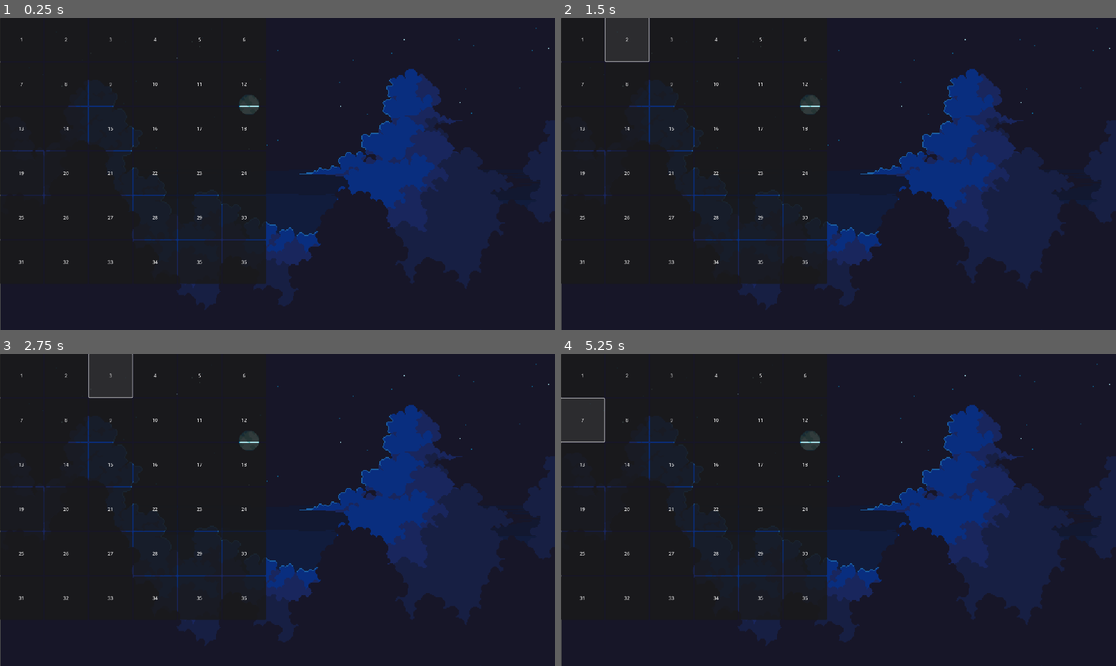
Above: before the commit, frames 1-4 (two rows, left to right).
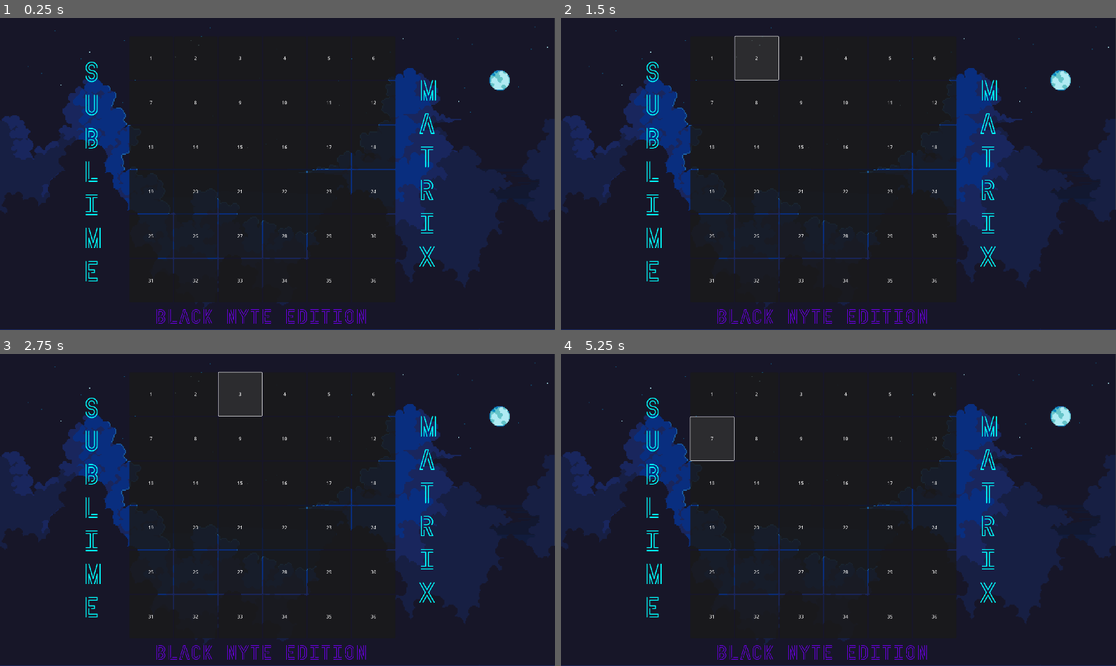
Above: after the commit, the same moments.

Repository: J5Casey/godot-4-smbnyt
Game: Godot game, scene res://src/scenes/root.tscn
Two runs of this game, one before a commit and one after it. Both use one fixed random seed, a clock stepped at 60 frames per second and the inputs below.
Inputs:
- Up to frame 1 (0.25 s): no input
- Up to frame 2 (1.5 s): click "1" at 0.5 s; click "2" at 1.25 s
- Up to frame 3 (2.75 s): click "3" at 2 s
- Up to frame 4 (5.25 s): click "4" at 2.75 s; click "5" at 3.5 s; click "6" at 4.25 s; click "7" at 5 s

The runs differ from the first frame. In frame 1, 13% of the frame differs, in the area x 0-100%, y 0-100%; in frame 2, 13%; in frame 3, 13%; in frame 4, 13%.

Commit message:
Added and updated background elements

Diff:
--- a/src/scenes/root.tscn
+++ b/src/scenes/root.tscn
@@ -1,9 +1,10 @@
-[gd_scene load_steps=7 format=3 uid="uid://8vovgt5q2v4t"]
+[gd_scene load_steps=8 format=3 uid="uid://8vovgt5q2v4t"]
 
 [ext_resource type="Script" path="res://src/scenes/scripts/Board.gd" id="1_dwucf"]
 [ext_resource type="Texture2D" uid="uid://dwbsdu0yy1gaw" path="res://assets/Backgrounds/free-sky-with-clouds-background-pixel-art-set/Clouds/Clouds 3/1.png" id="3_w6gkq"]
 [ext_resource type="Texture2D" uid="uid://dr0tc3x1ewnpt" path="res://assets/Backgrounds/free-sky-with-clouds-background-pixel-art-set/Clouds/Clouds 3/2.png" id="4_ww76f"]
 [ext_resource type="Texture2D" uid="uid://b3k1c30yflvbr" path="res://assets/Backgrounds/free-sky-with-clouds-background-pixel-art-set/Clouds/Clouds 3/3.png" id="5_ec3jn"]
+[ext_resource type="FontFile" uid="uid://d1w1dq5u52vof" path="res://assets/Fonts/NeonSans_Font_080/NeonSans.otf" id="5_ug6ii"]
 [ext_resource type="Texture2D" uid="uid://xgbm7r8js6w" path="res://assets/Backgrounds/free-sky-with-clouds-background-pixel-art-set/Clouds/Clouds 3/4.png" id="6_elvq1"]
 
 [sub_resource type="GDScript" id="GDScript_8fgmh"]
@@ -29,28 +30,66 @@
 grow_vertical = 2
 script = SubResource("GDScript_8fgmh")
 
-[node name="1" type="Sprite2D" parent="."]
-position = Vector2(963, 542)
+[node name="Background" type="Control" parent="."]
+anchors_preset = 0
+offset_right = 40.0
+offset_bottom = 40.0
+
+[node name="1" type="Sprite2D" parent="Background"]
+position = Vector2(959.001, 538.001)
 scale = Vector2(3.33333, 3.34568)
 texture = ExtResource("3_w6gkq")
 
-[node name="2" type="Sprite2D" parent="."]
-position = Vector2(966.5, 543.5)
+[node name="2" type="Sprite2D" parent="Background"]
+position = Vector2(1834, 459)
 scale = Vector2(3.34549, 3.35494)
 texture = ExtResource("4_ww76f")
 
-[node name="3" type="Sprite2D" parent="."]
-position = Vector2(963, 541)
+[node name="3" type="Sprite2D" parent="Background"]
+position = Vector2(959.001, 537.001)
 scale = Vector2(3.33333, 3.33951)
 texture = ExtResource("5_ec3jn")
 
-[node name="4" type="Sprite2D" parent="."]
-position = Vector2(963.5, 541)
+[node name="4" type="Sprite2D" parent="Background"]
+position = Vector2(959.501, 537.001)
 scale = Vector2(3.33507, 3.33951)
 texture = ExtResource("6_elvq1")
 
+[node name="RichTextLabel" type="RichTextLabel" parent="Background"]
+layout_mode = 0
+offset_left = 288.0
+offset_top = 128.0
+offset_right = 382.0
+offset_bottom = 944.0
+theme_override_colors/default_color = Color(0, 1, 1, 1)
+theme_override_fonts/normal_font = ExtResource("5_ug6ii")
+theme_override_font_sizes/normal_font_size = 100
+text = "SUBLIME"
+
+[node name="RichTextLabel2" type="RichTextLabel" parent="Background"]
+offset_left = 1448.0
+offset_top = 192.0
+offset_right = 1542.0
+offset_bottom = 969.0
+theme_override_colors/default_color = Color(0, 1, 1, 1)
+theme_override_fonts/normal_font = ExtResource("5_ug6ii")
+theme_override_font_sizes/normal_font_size = 100
+text = "MATRIX"
+
+[node name="RichTextLabel3" type="RichTextLabel" parent="Background"]
+offset_left = 536.0
+offset_top = 992.0
+offset_right = 1296.0
+offset_bottom = 1088.0
+theme_override_colors/default_color = Color(0.396078, 0, 0.843137, 1)
+theme_override_fonts/normal_font = ExtResource("5_ug6ii")
+theme_override_font_sizes/normal_font_size = 70
+text = "BLACK NYTE EDITION"
+
 [node name="Board" type="GridContainer" parent="."]
 layout_mode = 0
-offset_right = 40.0
-offset_bottom = 40.0
+offset_left = 448.0
+offset_top = 64.0
+offset_right = 488.0
+offset_bottom = 100.0
 script = ExtResource("1_dwucf")
